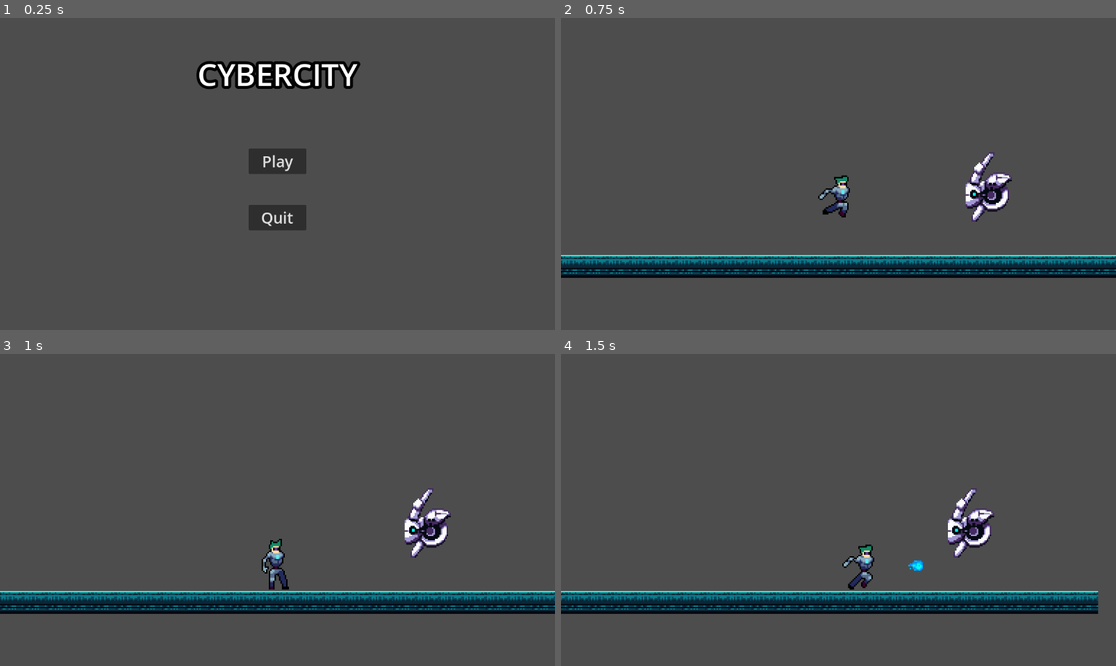
Above: before the commit, frames 1-4 (two rows, left to right).
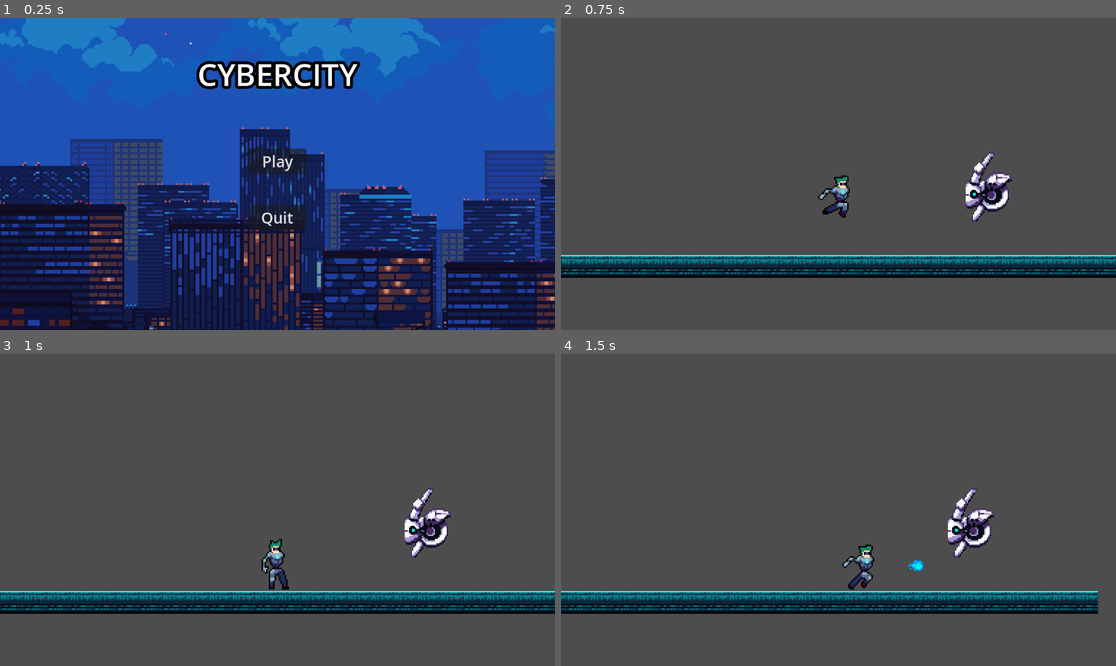
Above: after the commit, the same moments.

Repository: pranavReddy120/CyberCityV3
Game: Godot game, scene res://Scenes/main_menu.tscn
The game is run twice, just before and just after one commit, with the same random seed, the same clock (stepped at 60 frames per second) and the same inputs.
Inputs:
- Up to frame 1 (0.25 s): no input
- Up to frame 2 (0.75 s): click "Play" at 0.5 s
- Up to frame 3 (1 s): no input
- Up to frame 4 (1.5 s): hold Right (right) from 1.28 s (still down); tap Space (shoot) at 1.35 s

The runs differ from the first frame. In frame 1, 97% of the frame differs, in the area x 0-100%, y 0-100%; in frame 2, nothing differs; in frame 3, nothing differs; in frame 4, nothing differs.

Commit message:
fixed background

Diff:
--- a/Scenes/main_menu.tscn
+++ b/Scenes/main_menu.tscn
@@ -1,6 +1,7 @@
-[gd_scene load_steps=3 format=3 uid="uid://bpopg5hsbmwcn"]
+[gd_scene load_steps=4 format=3 uid="uid://bpopg5hsbmwcn"]
 
 [ext_resource type="Script" path="res://Scripts/main_menu.gd" id="1_60q0h"]
+[ext_resource type="Texture2D" uid="uid://bnpc64s7h8agh" path="res://Assets/background.png" id="2_y6y0a"]
 
 [sub_resource type="SystemFont" id="SystemFont_xuof0"]
 font_names = PackedStringArray("Impact")
@@ -68,5 +69,10 @@
 theme_override_font_sizes/font_size = 32
 text = "Quit"
 
+[node name="Background" type="Sprite2D" parent="."]
+z_index = -1
+position = Vector2(682, 291)
+texture = ExtResource("2_y6y0a")
+
 [connection signal="pressed" from="MarginContainer/HBoxContainer/VBoxContainer/PlayButton" to="." method="_on_play_button_pressed"]
 [connection signal="pressed" from="MarginContainer/HBoxContainer/VBoxContainer/QuitButton" to="." method="_on_quit_button_pressed"]
